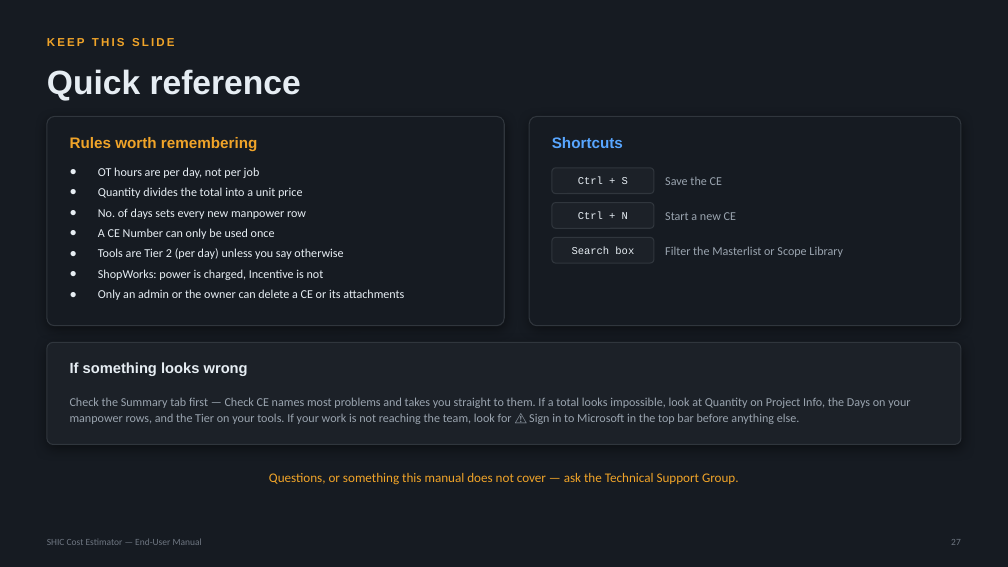
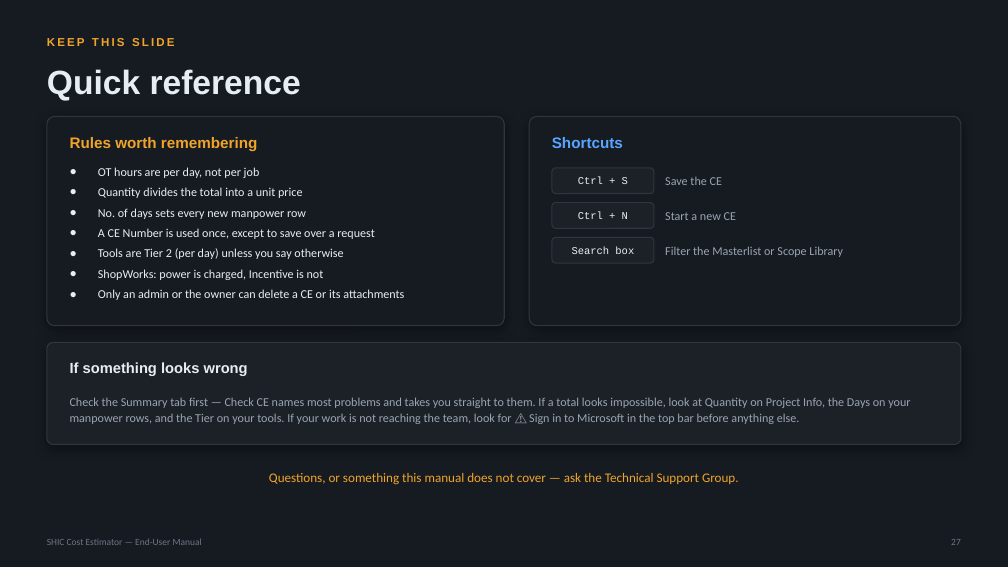
Before and after one commit to SYNERCORE/CostEstimation, a slide deck: slide 27 of docs/SHIC-Cost-Estimator-User-Manual.pptx. Drawn at 1008x567 pixels with LibreOffice and Linux fonts; fonts in the diff are those of the drawing. Boxes give left, top, right and bottom in pixels: in the first picture for what was removed or moved away, otherwise in the second. Text is boxed around its words. In the diff, an @@ line names an element or a change of style, - is before the commit and + after.

```diff
--- a/docs/SHIC-Cost-Estimator-User-Manual.pptx
+++ b/docs/SHIC-Cost-Estimator-User-Manual.pptx
@@ text at [98, 228, 374, 239]: text changed @@
-● A CE Number can only be used once
+● A CE Number is used once, except to save over a request
```
